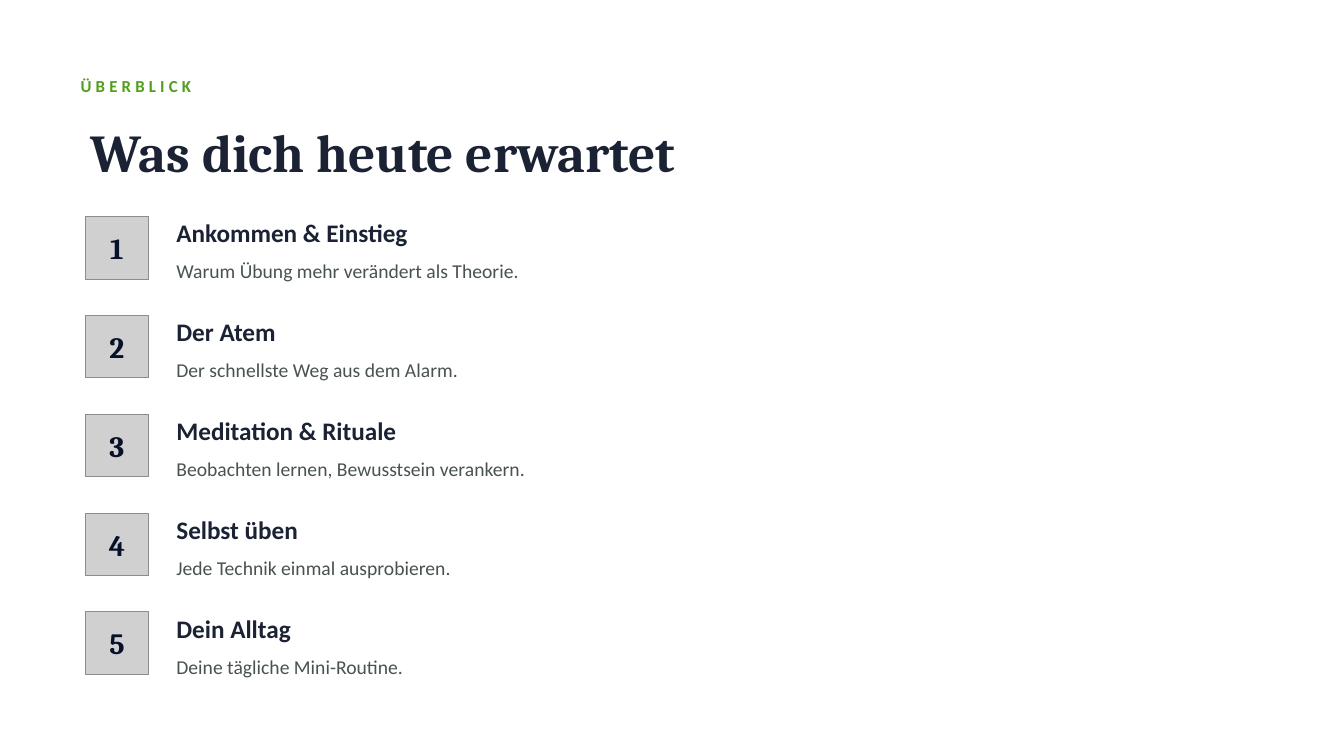
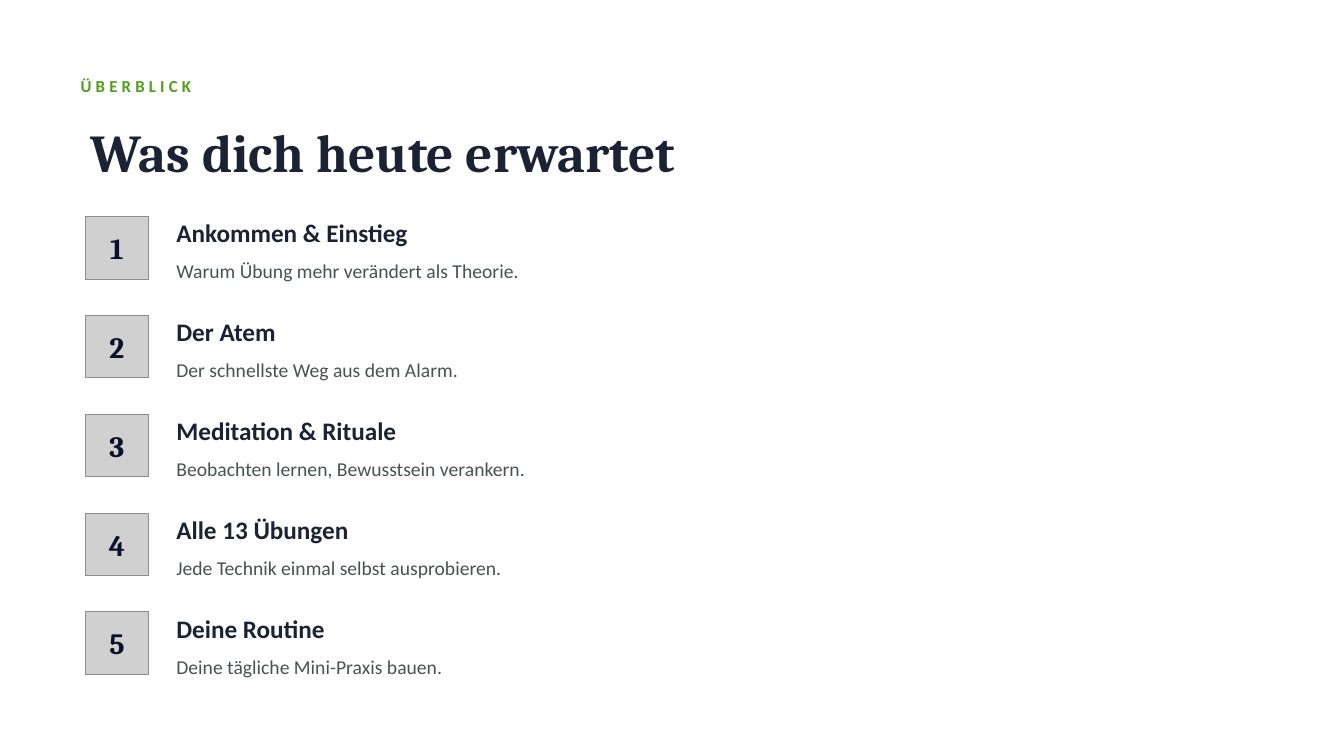
Before and after one commit to Heiko888/werdemeisterdeinergedanken, a slide deck: slide 2 of docs/workshop/praxis/WMDG-Workshop-Praxis-Werkzeugkasten.pptx. Drawn at 1344x756 pixels with LibreOffice and Linux fonts; fonts in the diff are those of the drawing; grey boxes stand for pictures. Boxes give left, top, right and bottom in pixels: in the first picture for what was removed or moved away, otherwise in the second. Text is boxed around its words. In the diff, an @@ line names an element or a change of style, - is before the commit and + after.

```diff
--- a/docs/workshop/praxis/WMDG-Workshop-Praxis-Werkzeugkasten.pptx
+++ b/docs/workshop/praxis/WMDG-Workshop-Praxis-Werkzeugkasten.pptx
@@ text at [176,518,349,544]: text changed @@
-Selbst üben
+Alle 13 Übungen
@@ text at [176,561,501,578]: text changed @@
-Jede Technik einmal ausprobieren.
+Jede Technik einmal selbst ausprobieren.
@@ text at [176,620,325,638]: text changed @@
-Dein Alltag
+Deine Routine
@@ text at [176,660,442,678]: text changed @@
-Deine tägliche Mini-Routine.
+Deine tägliche Mini-Praxis bauen.
```
Also in this commit, not shown: 15 other slides changed, 7 slides added, 3 other files.
